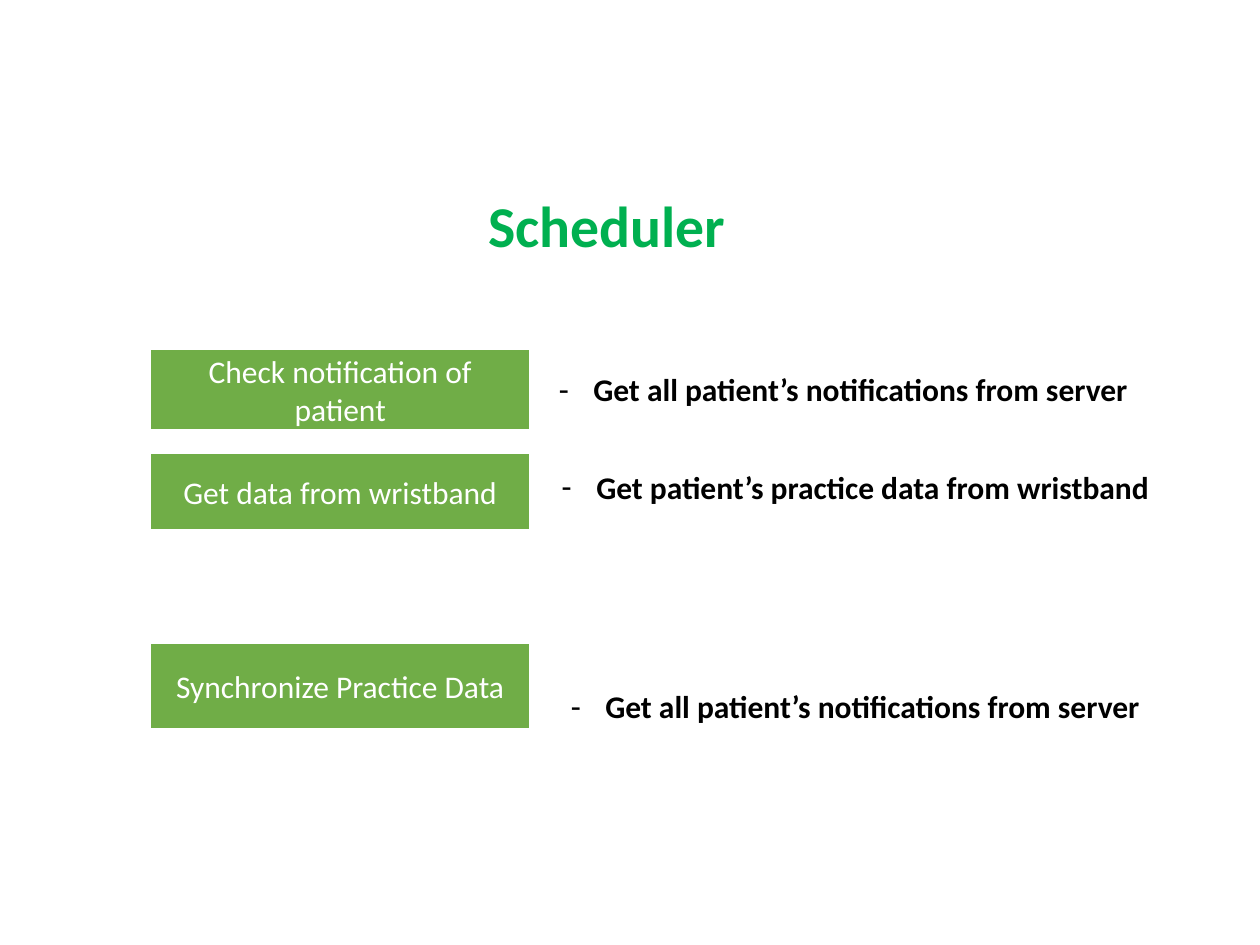
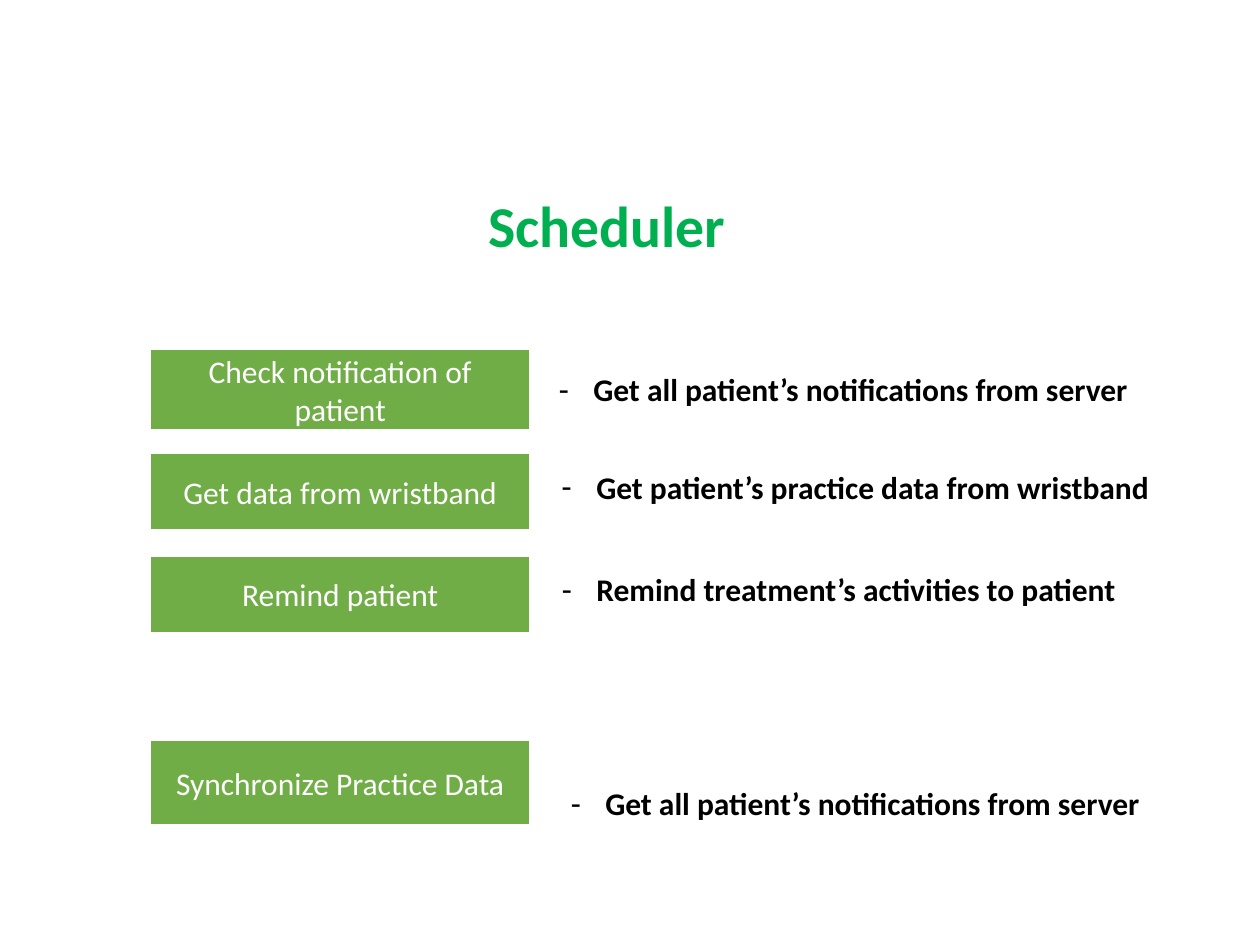
Before and after one commit to quantdse60878/HSTS, a slide deck: slide 6 of docs/Temperature Presentation/Khuong/khuong.pptx (slide 5 before the commit). Drawn at 1260x945 pixels with LibreOffice and Linux fonts; fonts in the diff are those of the drawing. Boxes give left, top, right and bottom in pixels: in the first picture for what was removed or moved away, otherwise in the second. Text is boxed around its words. In the diff, an @@ line names an element or a change of style, - is before the commit and + after.

```diff
--- a/docs/Temperature Presentation/Khuong/khuong.pptx
+++ b/docs/Temperature Presentation/Khuong/khuong.pptx
@@ rectangle added at box(150, 556, 530, 634), fill #70AD47, outline #FFFFFF 1.5 pt, 18 pt, text #FFFFFF @@
+Remind patient
@@ text added at box(596, 578, 1115, 606), 18 pt, text #000000, bold @@
+– Remind treatment’s activities to patient
@@ rectangle "Synchronize Practice Data": place and size @@
-rectangle "Synchronize Practice Data" at box(150, 643, 530, 730)
+rectangle "Synchronize Practice Data" at box(150, 740, 530, 827)
@@ text "Get all patient’s notifications from ...": place and size @@
-text "Get all patient’s notifications from ..." at box(605, 695, 1139, 723)
+text "Get all patient’s notifications from ..." at box(605, 792, 1139, 820)
```
Also in this commit, not shown: 7 other slides changed, 10 slides added.
